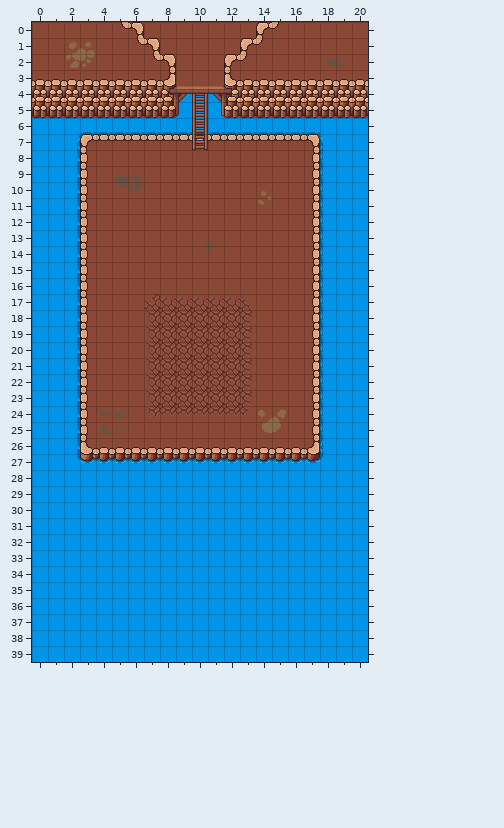
Two versions of a level (Tiled map (JSON), assets/maps/maison_puits_prologue.tmj). That is the earlier state.
Cells are 16x16 px. Shown: x 0..20, y 0..39.
Now the later version:
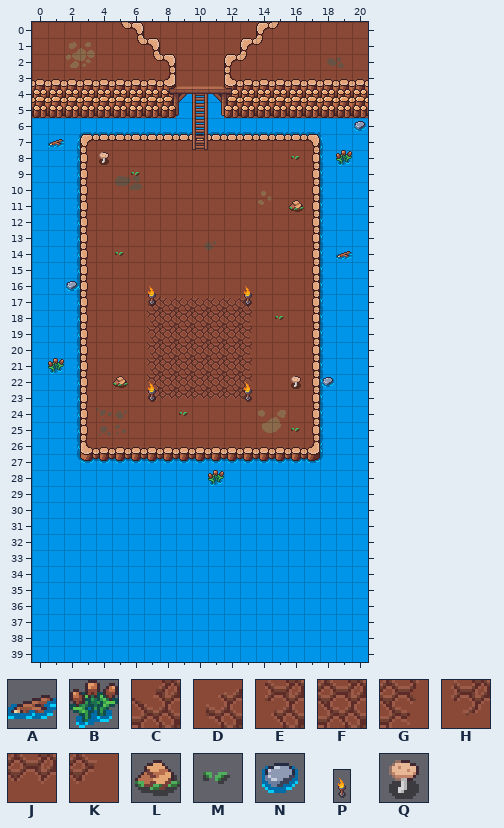
Key: from "Branch_Water_Anim": A 0; from "Cattail_1_Anim": B 0; from "Cave_Floor_2": C 4, D 6, E 9, F 10, G 11, H 12, J 13, K 14; from "Cave_Rock_4_Anim": L 0; from "Grass_1_Anim": M 0; from "Rock_6_Water_Anim": N 0; from "Torch_Anim": P 0; from "muschroom_8_Anim": Q 0.
_ is an empty cell.
Tiles of an added or newly shown layer are drawn over the layers below it.
Commit message: Support top occlusion for well torches
The exact change:
Layer "Sol 2":
y 17: x 7 C -> D
y 23: x 7..13 EFFFFFG -> HJJJJJK
y 24: x 7..13 HJJJJJK -> _______
Layer "Déco sol":
y 6: x 20 _ -> N
y 7: x 1 _ -> A
y 8: x 4 _ -> Q; x 16 _ -> M; x 19 _ -> B
y 9: x 6 _ -> M
y 11: x 16 _ -> L
y 14: x 5 _ -> M; x 19 _ -> A
y 16: x 2 _ -> N
y 18: x 15 _ -> M
y 21: x 1 _ -> B
y 22: x 5 _ -> L; x 16 _ -> Q; x 18 _ -> N
y 24: x 9 _ -> M
y 25: x 16 _ -> M
y 28: x 11 _ -> B
Layer "Torches" (now shown):
y 17: x 7 _ -> P; x 13 _ -> P
y 23: x 7 _ -> P; x 13 _ -> P
